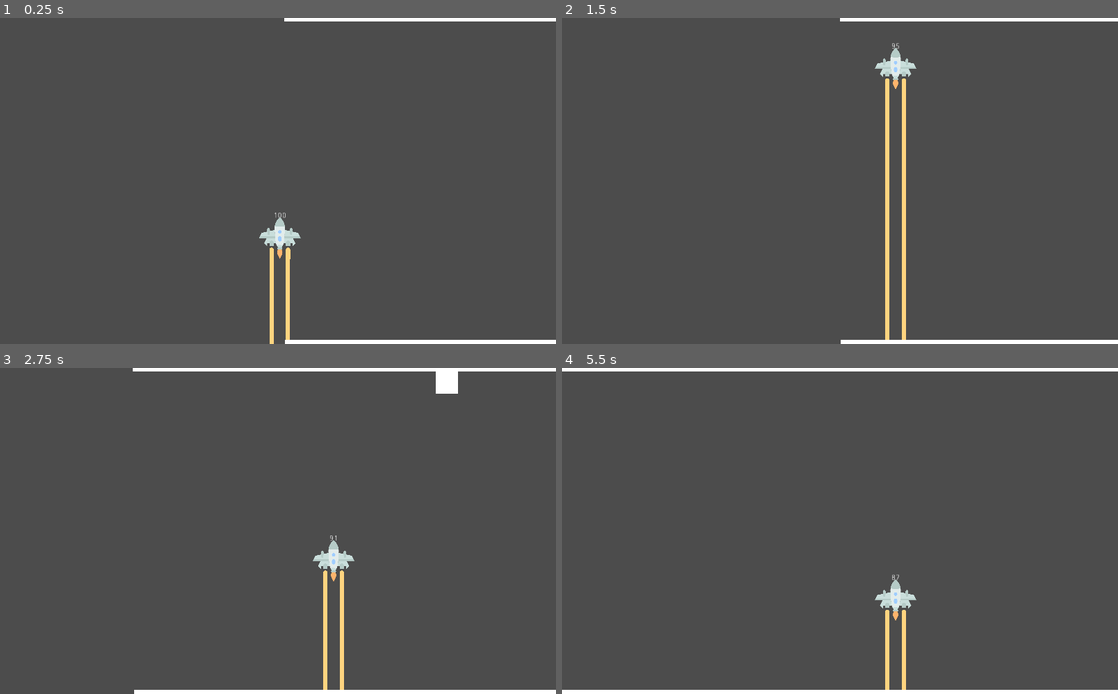
Above: before the commit, frames 1-4 (two rows, left to right).
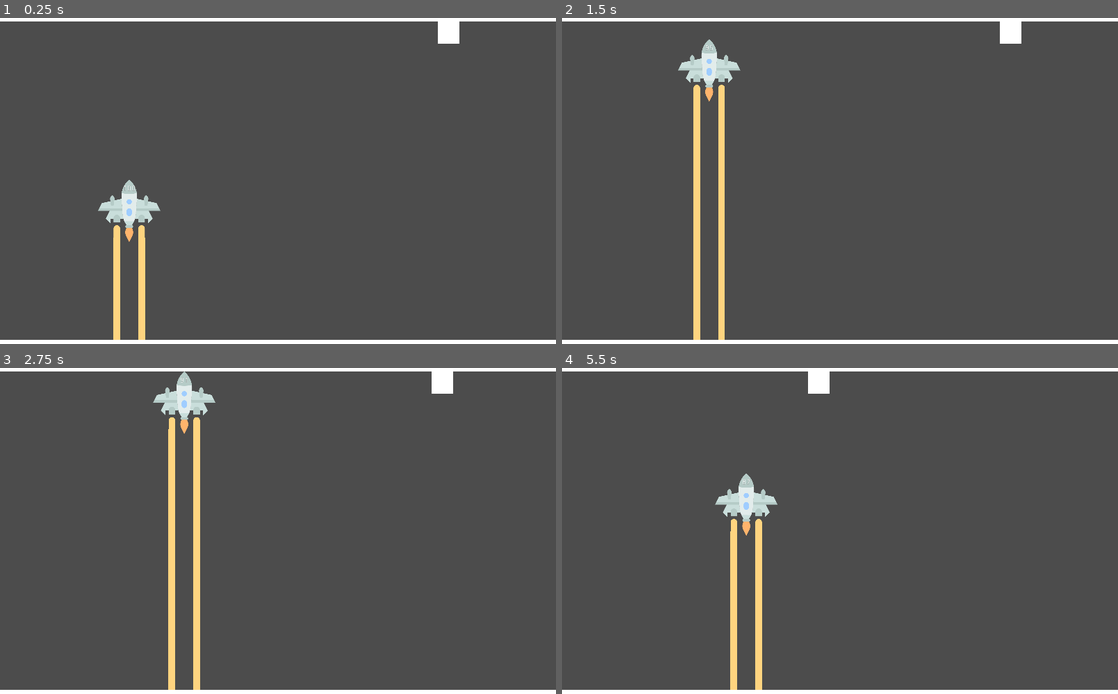
Above: after the commit, the same moments.

Repository: AlBlinder/joc
Game: Godot game, scene res://Node2D.tscn
Same seed, same stepped clock (60 frames per second), same inputs: the game is played once before the commit and once after it.
Inputs:
- Up to frame 1 (0.25 s): no input
- Up to frame 2 (1.5 s): hold Up (ves_dalt) 0.53-1.28 s; tap Right (ves_dreta) at 0.8, 1.35 s
- Up to frame 3 (2.75 s): tap Left (ves_esquerra) at 1.55, 2.1 s; hold Up (ves_dalt) from 2.03 s (still down)
- Up to frame 4 (5.5 s): release Up (ves_dalt) at 2.78 s; tap Up (ves_dalt) at 2.85, 4.55 s; tap Right (ves_dreta) at 3.05, 3.6, 5.3 s; tap Left (ves_esquerra) at 3.8, 4.35 s; hold Up (ves_dalt) from 5.03 s (still down)

The runs differ from the first frame. In frame 1, 3.9% of the frame differs, in the area x 0-83%, y 0-100%; in frame 2, 5.7%; in frame 3, 4.5%; in frame 4, 3.1%.

Commit message:
Coet
Personatge principal ajustat amb una bona mida, una gravetat més fluixa i la càmera lleugerament a l'esquerra per facilitar el joc

Diff:
--- a/KinematicBody2D.gd
+++ b/KinematicBody2D.gd
@@ -3,9 +3,9 @@
 
 var velocitat := 500
 var moviment := Vector2.ZERO
-var gravetat := Vector2.DOWN * 3000
+var gravetat := Vector2.DOWN * 1500
 var salt := Vector2.UP * 70
-var dreta := Vector2.RIGHT * 100
+var dreta := Vector2.RIGHT * 30
 var combustible := 1000
 var contador := 0
 # Called when the node enters the scene tree for the first time.
@@ -24,13 +24,13 @@
 		if Input.is_action_pressed("ves_dalt"):
 			moviment += salt
 			combustible -= 1
-	elif combustible < 0:
-		$Label.text = "espera " + str(contador)
-		contador += 1
-		if Input.is_action_just_pressed("ves_dalt"):
-			moviment += salt
-			combustible += 10
-			if combustible == 1000: contador = 1
+	else:
+		$Label.text = str(combustible/10)
+		contador = 1
+		combustible += 3
+		if Input.is_action_just_pressed("ves_dalt") and is_on_floor():
+			moviment += salt * 15
+		if combustible == 1002: contador = 0
 	moviment = move_and_slide(moviment + dreta * delta, Vector2(0,-1))
 
 
--- a/Node2D.tscn
+++ b/Node2D.tscn
@@ -14,10 +14,10 @@
 anchor_top = 1.0
 anchor_right = 1.0
 anchor_bottom = 1.0
-margin_left = -19.0
-margin_top = 37.0
-margin_right = -11.0
-margin_bottom = 936.0
+margin_left = -29.0
+margin_top = 49.0
+margin_right = -17.0
+margin_bottom = 948.0
 color = Color( 1, 0.835294, 0.501961, 1 )
 
 [node name="ColorRect2" type="ColorRect" parent="Personatge"]
@@ -25,19 +25,19 @@
 anchor_top = 1.0
 anchor_right = 1.0
 anchor_bottom = 1.0
-margin_left = 11.0
-margin_top = 37.0
-margin_right = 19.0
-margin_bottom = 950.0
+margin_left = 17.0
+margin_top = 49.0
+margin_right = 29.0
+margin_bottom = 962.0
 color = Color( 1, 0.835294, 0.501961, 1 )
 
 [node name="Terra" parent="." instance=ExtResource( 3 )]
-position = Vector2( 10000, 312 )
-scale = Vector2( 500, 1 )
+position = Vector2( 1.99948e+06, 312 )
+scale = Vector2( 100000, 1 )
 
 [node name="Terra2" parent="." instance=ExtResource( 3 )]
-position = Vector2( 9998, -313 )
-scale = Vector2( 500, 1 )
+position = Vector2( 1.99947e+06, -313 )
+scale = Vector2( 100000, 1 )
 
 [node name="Paret" parent="." instance=ExtResource( 2 )]
 position = Vector2( 576, -273 )
--- a/Personatge_principal.tscn
+++ b/Personatge_principal.tscn
@@ -4,19 +4,20 @@
 [ext_resource path="res://1994531.png" type="Texture" id=2]
 
 [sub_resource type="RectangleShape2D" id=1]
-extents = Vector2( 32, 38.5 )
+extents = Vector2( 53, 57 )
 
 [node name="Personatge" type="KinematicBody2D"]
 script = ExtResource( 1 )
 
 [node name="Sprite" type="Sprite" parent="."]
-scale = Vector2( 0.2, 0.2 )
+scale = Vector2( 0.3, 0.3 )
 texture = ExtResource( 2 )
 
 [node name="CollisionShape2D" type="CollisionShape2D" parent="."]
 shape = SubResource( 1 )
 
 [node name="Camera2D" type="Camera2D" parent="."]
+position = Vector2( 275, 1 )
 current = true
 limit_top = -300
 limit_bottom = 300
